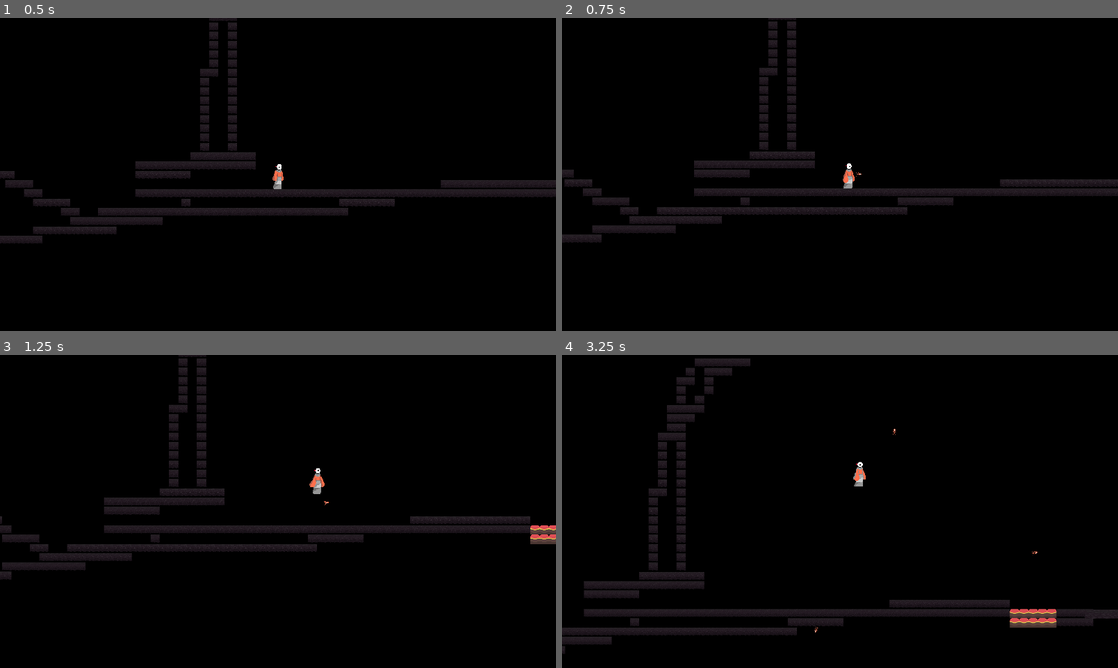
Above: before the commit, frames 1-4 (two rows, left to right).
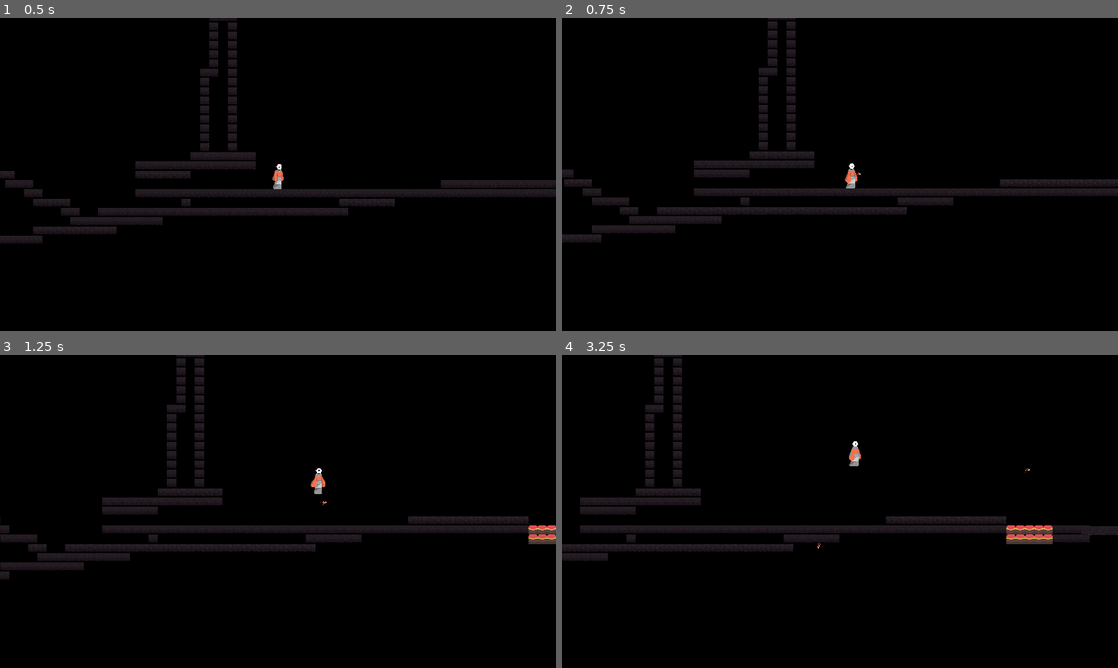
Above: after the commit, the same moments.

Repository: unsaltedkale/Quilt
Game: Godot game, scene res://Alex's Folder/tscns/levels/tutorial_1.tscn
The game is run twice, just before and just after one commit, with the same random seed, the same clock (stepped at 60 frames per second) and the same inputs. This scene is started directly instead of the project's main scene. The engine's default icon, where the game draws it, is replaced by a stand-in: a white triangle on a blue panel in a dark square. Sound files missing from this copy of the repository are replaced by a short silence.
Inputs (mouse positions are in pixels of both pictures, inside the frame that each line leads up to):
- Up to frame 1 (0.5 s): no input
- Up to frame 2 (0.75 s): tap Enter at 0.5 s; move the mouse to (962, 158) at 0.52 s; hold D (move_right) from 0.53 s (still down); tap S (crouch) at 0.6 s; click (962, 158) at 0.67 s
- Up to frame 3 (1.25 s): keep holding D (move_right); tap Space (jump) at 0.77 s
- Up to frame 4 (3.25 s): move the mouse to (728, 527) at 1.27 s; tap S (crouch) at 1.35, 2.3, 3.05 s; tap Space (jump) at 1.52, 3.02 s; move the mouse to (895, 442) at 2.02 s; release D (move_right) at 2.03 s; press the mouse at (895, 442) at 2.03 s; hold A (move_left) 2.03-2.78 s; move the mouse to (812, 574) at 2.77 s; release the mouse at (812, 574) at 2.78 s; hold D (move_right) from 2.78 s (still down); tap E (interact) at 2.85 s; click (812, 574) at 2.92 s

Frame 1 is identical in both runs. In frame 2, 0.2% of the frame differs, in the area x 0-73%, y 0-69%; in frame 3, 0.8%; in frame 4, 12%, in the area x 0-100%, y 0-96%.

Commit message:
change player to have two animated sprites

Diff:
--- a/Emily WIP/Scripts/idle_state.gd
+++ b/Emily WIP/Scripts/idle_state.gd
@@ -5,13 +5,13 @@
 	if player.is_phlo:
 		an.play("phlo_idle")
 	else:
-		if an.scale.y == 2:
+		if player.quilt_crouch.disabled == false:
 			an.play("crouch_idle")
-		if an.scale.y == 1:
+		else:
 			an.play("idle")
 
 func Enter(previous_state: State):
-	idle_quilt()
+	#idle_quilt()
 	_recoil_recharge_check()
 
 func Exit():
--- a/Emily WIP/Scripts/player.gd
+++ b/Emily WIP/Scripts/player.gd
@@ -71,3 +71,9 @@
 	global_position = spawn_point
 	velocity = Vector2.ZERO
 	health = max_health
+
+
+
+
+func change_player(player: int) -> void:
+	pass
--- a/Emily WIP/Scripts/state_base.gd
+++ b/Emily WIP/Scripts/state_base.gd
@@ -60,13 +60,9 @@
 	if Input.is_action_just_pressed("crouch"):
 		player.quilt_crouch.disabled = false
 		player.quilt_collider.disabled = true
-		an.scale.y = 0.7
-		an.position = Vector2(0,6)
 	if Input.is_action_just_released("crouch"):
 		player.quilt_collider.disabled = false
 		player.quilt_crouch.disabled = true
-		an.scale.y = 1
-		an.position = Vector2(0,0)
 	pass
 
 func _force_leave_crouch():
--- a/Emily WIP/Scripts/walk.gd
+++ b/Emily WIP/Scripts/walk.gd
@@ -20,8 +20,10 @@
 	else:
 		an.play("walk")
 
+
 func Physics_Update(_delta):
 	_recoil_recharge_check()
+
 
 	quilt_walk()
 	if abs(move_dir) == 0:
@@ -36,8 +38,6 @@
 	if player.current_stasis != null:
 		Transition.emit(self, "stasis")
 
-	_crouch_control()
-
 func Exit():
 	stop_footsteps.emit()
 	#print("notwalk")
--- a/Resources/player_data.tres
+++ b/Resources/player_data.tres
@@ -10,6 +10,6 @@
 jump_buffer_time = 0.1
 max_fall_vel = 1800.0
 grav_accel = 4000.0
-shooting_force = Vector2(3000, 3000)
+shooting_force = Vector2(1800, 1500)
 wall_jump_force = Vector2(60, 100)
 metadata/_custom_type_script = "uid://vi6wpfq66741"
